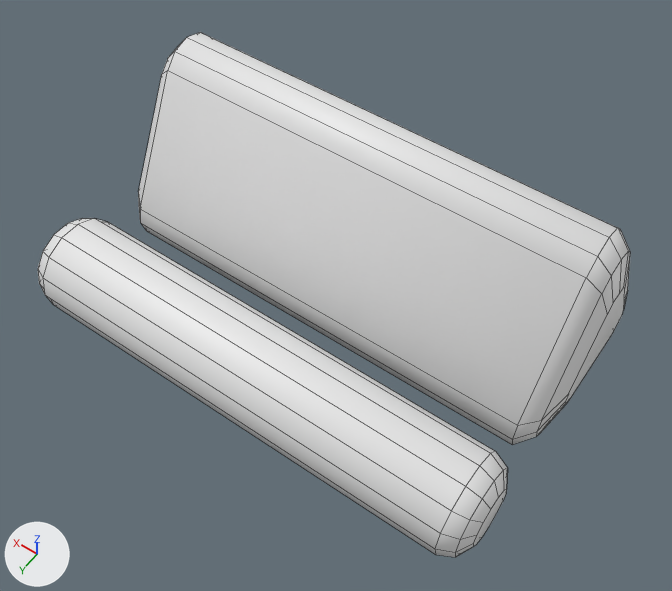
The FBX model Assets/Models/TabletStand/KawaTabletStand_Cushion.fbx, before and after one commit.
Both versions are drawn from a 50 mm lens placed at (-0.203, 0.264, 0.466), pointed at (-0.013, -0.003, 0.047). Every picture has the same lights, and +X, +Y and +Z are marked at lower left. The older version comes first. Mesh edges are drawn as thin lines. Where no turn or scale is listed for an object, it has been applied to the vertices.

Names of what the first picture shows: 'KawaTabletStand_Cushion'.
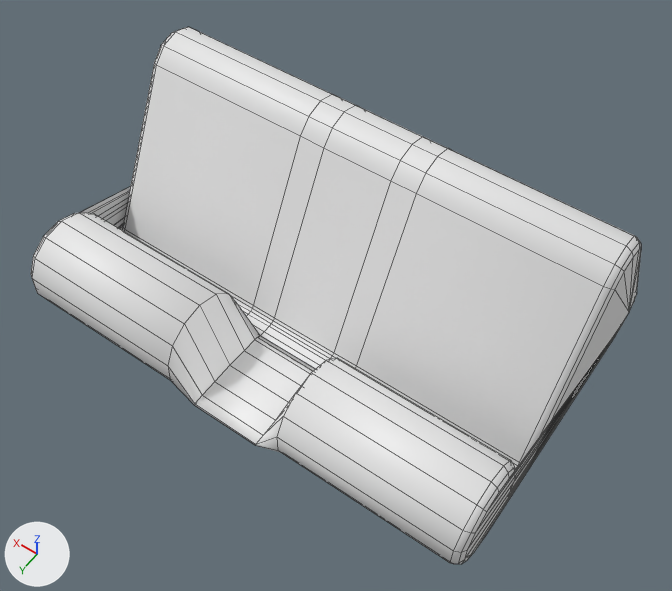
Boxes [x1, y1, x2, y2] around the edits, measured in the pictures (672 x 591 px):
```json
{"object": "KawaTabletStand_Cushion", "change": "reshaped", "before": [38, 32, 630, 557], "after": [31, 27, 641, 564]}
{"part": 1, "of": "me_kawatabletstand_cushion", "change": "rebuilt", "before": [138, 32, 630, 445], "after": [31, 27, 641, 564], "on screen": "24% wider, 30% taller"}
{"part": 2, "of": "me_kawatabletstand_cushion", "change": "deleted", "before": [38, 218, 508, 557]}
```

Edits to the scene script, one JSON object a line:
```json
{"block": "me_kawatabletstand_cushion", "where": "# used by ob_kawatabletstand_cushion; location = (0.0, 0.0, 0.0)"}
{"op": "remove", "block": "me_kawatabletstand_cushion", "code": "me_kawatabletstand_cushion.from_pydata(...)  # 174 vertices, 149 faces; spans x -0.15..0.15, y -0.125..0.086, z 0.0..0.125"}
{"op": "add", "block": "me_kawatabletstand_cushion", "code": "me_kawatabletstand_cushion.from_pydata(...)  # 290 vertices, 315 faces; spans x -0.15..0.15, y -0.125..0.085, z 0.0..0.125"}
{"block": "me_kawatabletstand_cushion", "change": "me_kawatabletstand_cushion part 1: the loose piece of 90 vertices spanning x -0.15..0.15, y -0.125..0.005, z 0.0..0.125 is rebuilt with 290 vertices and now spans x -0.15..0.15, y -0.125..0.085, z 0.0..0.125"}
{"block": "me_kawatabletstand_cushion", "change": "me_kawatabletstand_cushion part 2: the loose piece of 84 vertices spanning x -0.15..0.15, y 0.026..0.086, z 0.001..0.059 is deleted"}
```
